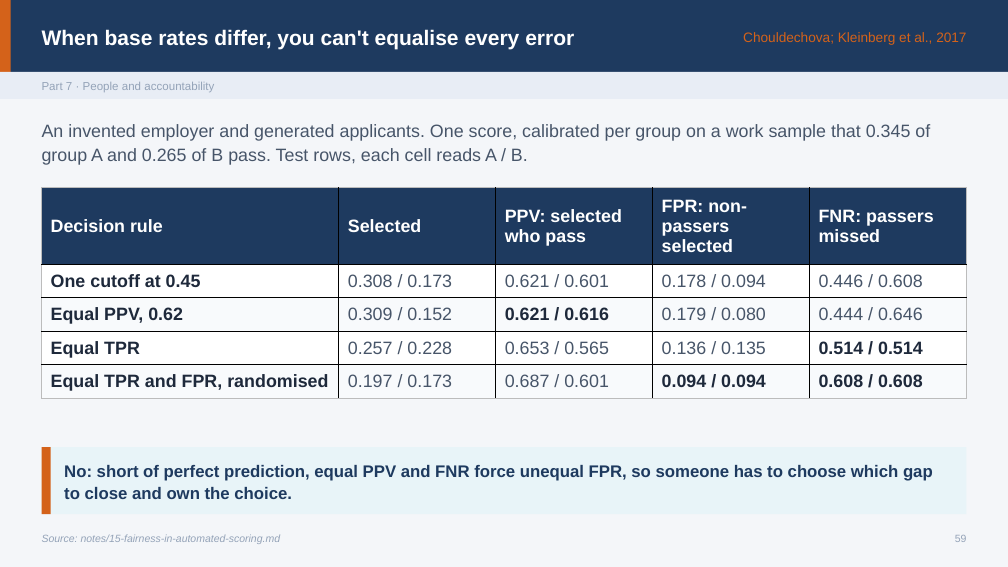
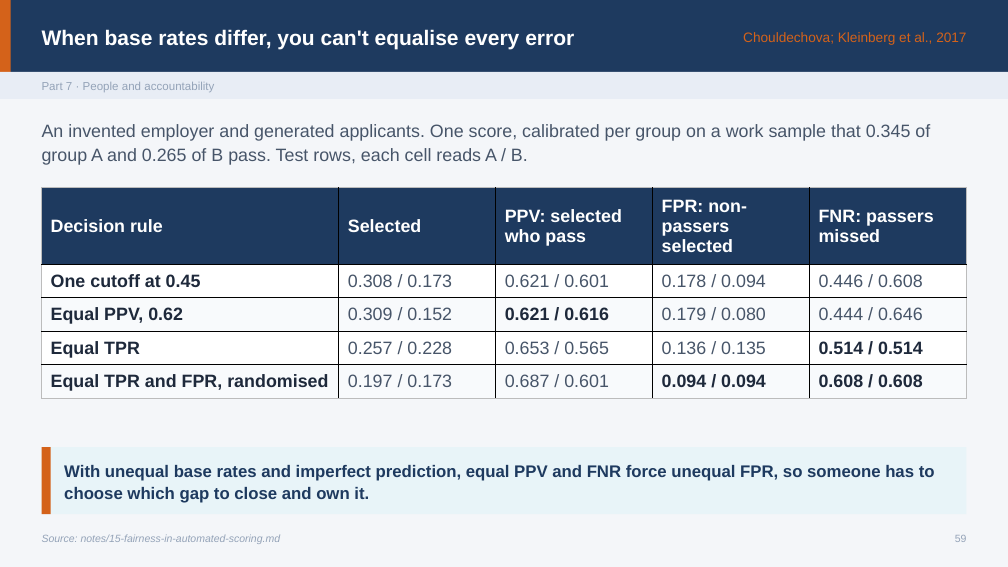
Before and after one commit to ramseywise/learn-ai-engineering, a slide deck: slide 59 of data-science/01-classical-ml/slides/classical-ml.pptx. Drawn at 1008x567 pixels with LibreOffice and Linux fonts; fonts in the diff are those of the drawing. Boxes give left, top, right and bottom in pixels: in the first picture for what was removed or moved away, otherwise in the second. Text is boxed around its words. In the diff, an @@ line names an element or a change of style, - is before the commit and + after.

```diff
--- a/data-science/01-classical-ml/slides/classical-ml.pptx
+++ b/data-science/01-classical-ml/slides/classical-ml.pptx
@@ text at [64,465,935,503]: text changed @@
-No: short of perfect prediction, equal PPV and FNR force unequal FPR, so someone has to choose which gap to close and own the choice.
+With unequal base rates and imperfect prediction, equal PPV and FNR force unequal FPR, so someone has to choose which gap to close and own it.
```
Also in this commit, not shown: 1 other slide changed, 33 other files.
